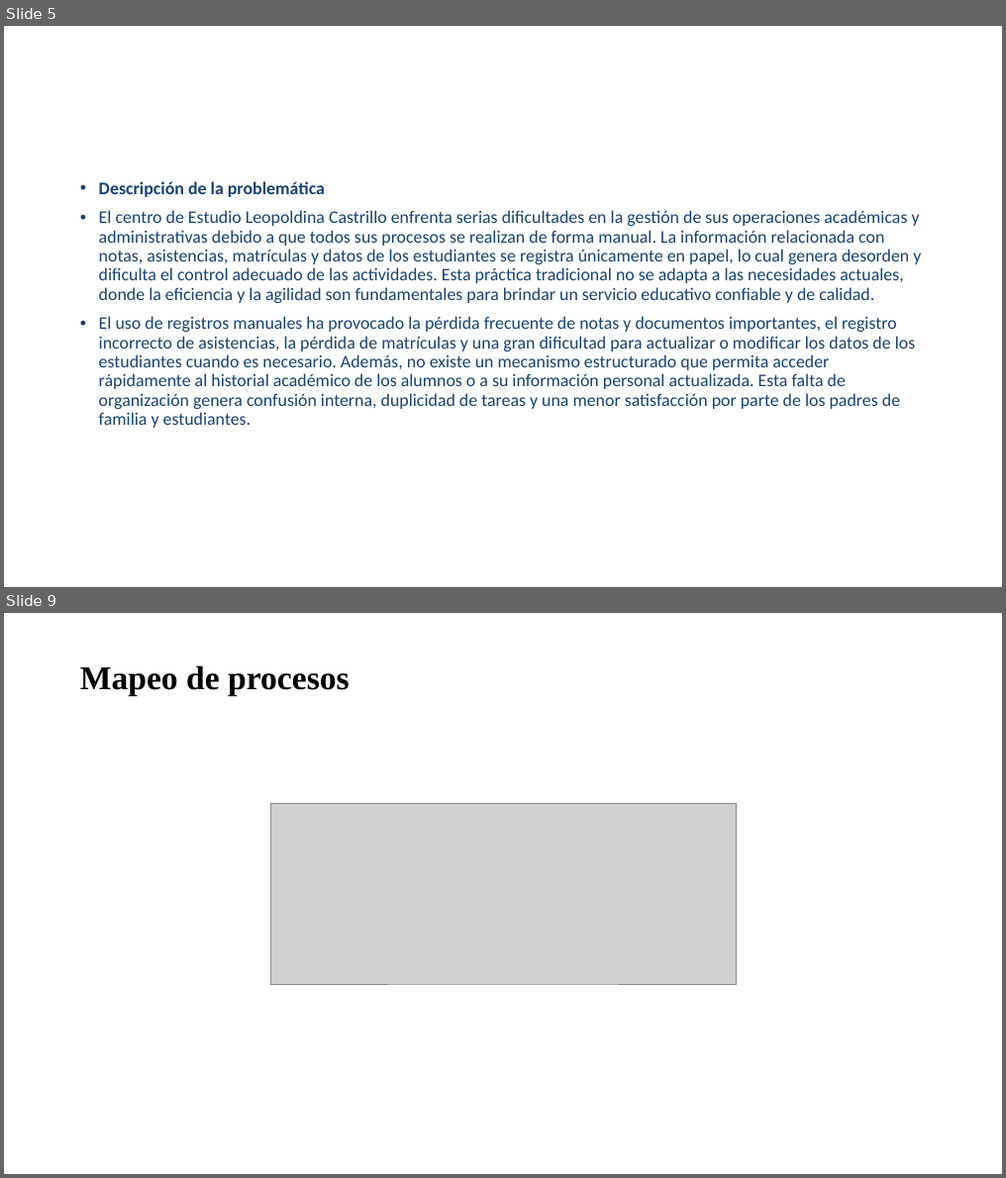
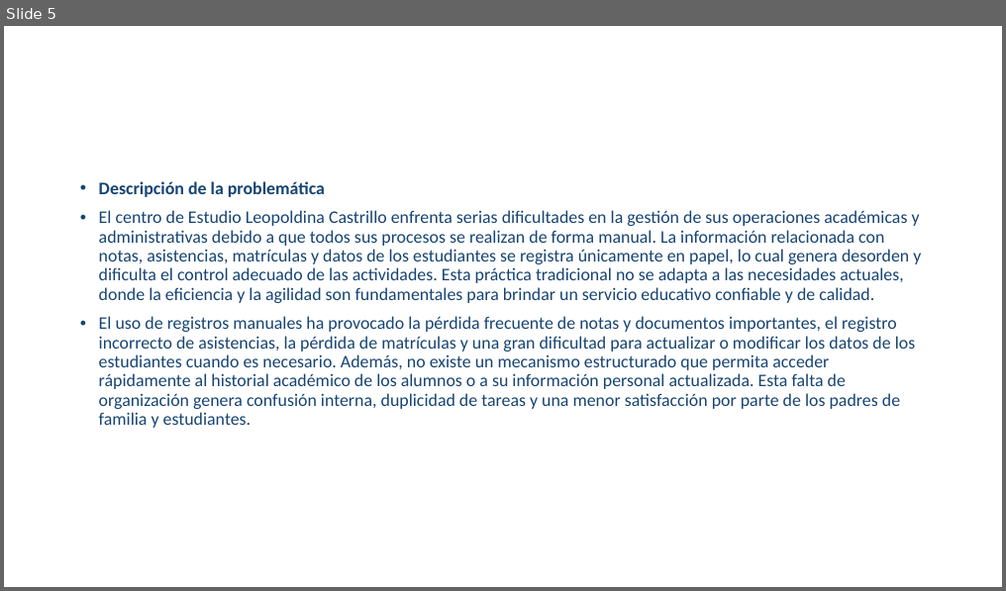
Before and after one commit to Dhiosmer/Integrador-III, a slide deck: Intergrador III/Sistema A.pptx. Shown one above the other, each under a label of ours: slides 5 and 9 before the commit, slide 5 after it; the slides between them are not shown. The pictures are 1006x1178 and 1006x591 pixels, drawn with LibreOffice and Linux fonts; fonts in the diff are those of the drawing; grey boxes stand for pictures; background and template pictures are left out. Boxes give left, top, right and bottom in pixels: in the first picture for what was removed or moved away, otherwise in the second. Text is boxed around its words. In the diff, an @@ line names an element or a change of style, - is before the commit and + after.

```diff
--- a/Intergrador III/Sistema A.pptx
+++ b/Intergrador III/Sistema A.pptx
@@ slide 9 removed at (4, 613, 1002, 1174), background picture (left out) @@
@@ title removed at (80, 665, 350, 696) @@
-Mapeo de procesos
@@ picture removed at (270, 803, 737, 984) @@
```
Also in this commit, not shown: 1 slide changed, 5 slides added, 4 other slides removed, 1 other file.
